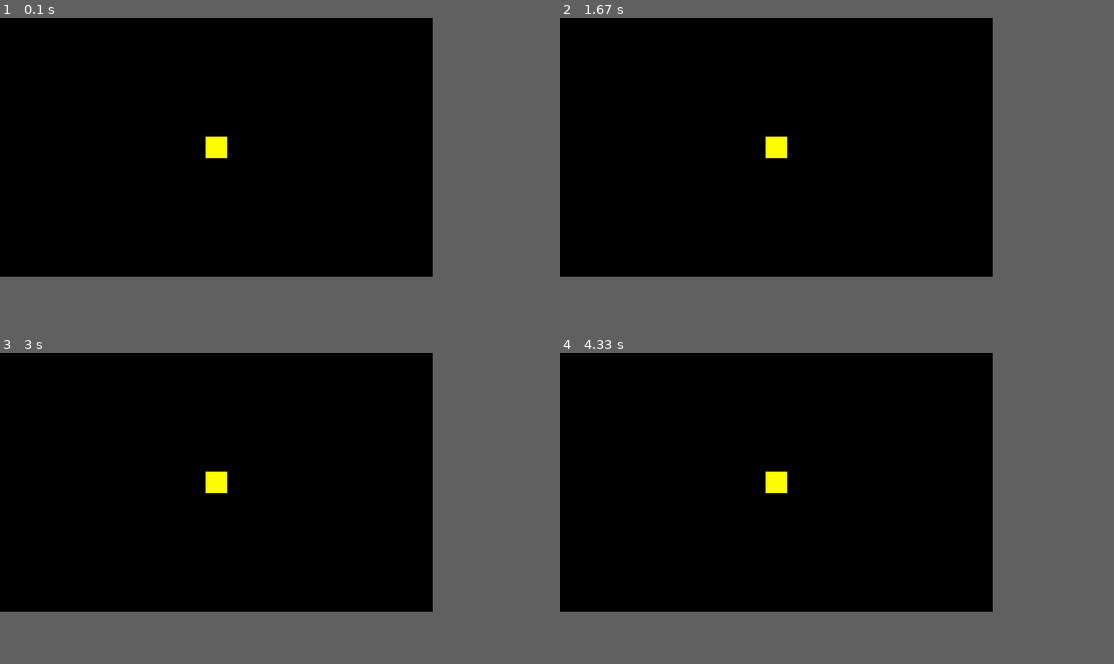
Above: before the commit, frames 1-4 (two rows, left to right).
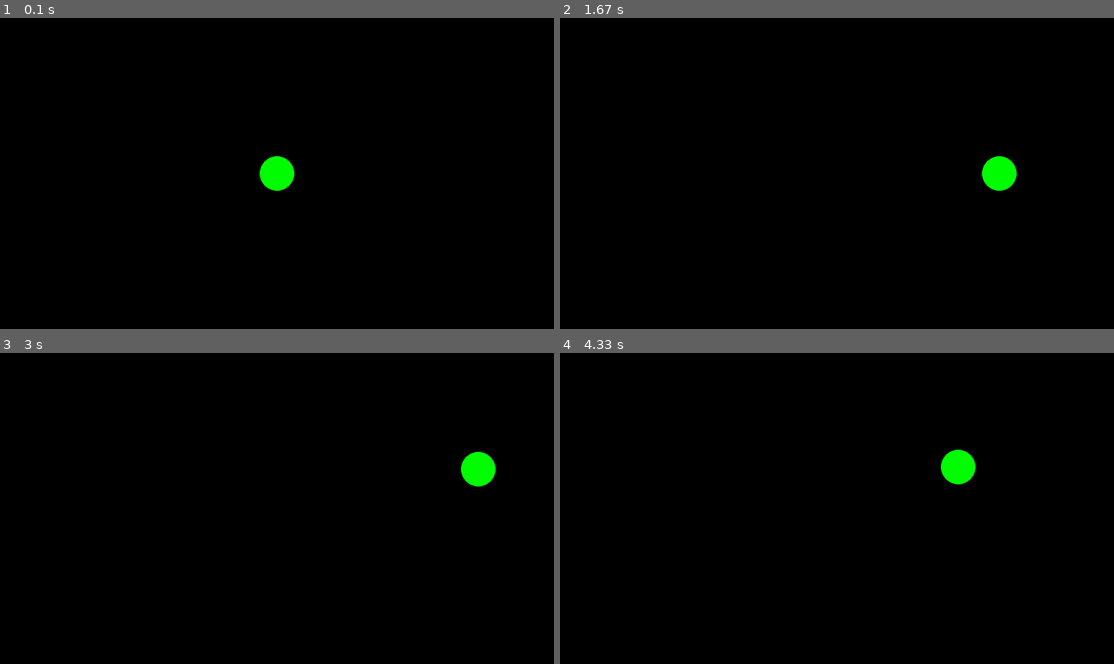
Above: after the commit, the same moments.

Repository: KilianCollins/Pygame_game_I_made_its_colorful
Game: pygame game, started from Main/Game/Actual_game.py
The game is run twice, just before and just after one commit, with the same random seed, the same clock (stepped at 60 frames per second) and the same inputs.
Inputs:
- Up to frame 1 (0.1 s): no input
- Up to frame 2 (1.67 s): hold Space 0.33-0.8 s; hold D 0.33-0.8 s; hold J 0.83-1.3 s; hold D 0.83-1.3 s; hold D from 1.33 s (still down)
- Up to frame 3 (3 s): release D at 1.8 s; hold W 1.83-2.13 s; hold D 2.17-2.63 s; hold A from 2.67 s (still down)
- Up to frame 4 (4.33 s): release A at 3.2 s; hold S 3.23-3.53 s; hold A 3.57-3.97 s; hold W from 4 s (still down)
In our replay, the window is 703x421 before the commit and 900x506 after it. These sizes can differ from the game's own. Grey fills any space a smaller window leaves; there, only what the larger window draws over its background counts as a difference.

The runs differ from the first frame. In frame 1, 0.8% of the frame differs, in the area x 37-54%, y 38-56%; in frame 2, 0.8%; in frame 3, 0.8%; in frame 4, 0.8%.

Commit message:
I FIGUREGED OUT HOW TO MOVE PLAYER ONE LET'S GOOOOOOO. also need more plesant color palate

Diff:
--- a/Main/Game/trial_stuff.py
+++ b/Main/Game/Actual_game.py
@@ -5,6 +5,7 @@
 # screen dimensions
 SCREEN_WIDTH = 1000
 SCREEN_HEIGHT = 600
+dt =0
 
 # for finding the center point of the screen for start
 HEIGHT_Y1 = 0
@@ -25,12 +26,16 @@
 
 # frame rate, note: change to dt soon.
 clock = pygame.time.Clock()
-FPS = 60
-# pygame's list of named colors: https://www.pygame.org/docs/ref/color_list.html
+# FPS = 60
+# pwsaygame's list of named colors: https://www.pygame.org/docs/ref/color_list.html
 colors = ["deeppink", "red", "firebrick1", "orange", "gold", "yellow", "green", "darkseagreen",
           "darkseagreen1", "darkolivegreen1", "darkolivegreen2", "darkolivegreen3", "darkolivegreen4",
           "blue", "mediumblue", "indigo", "purple", "violet"
           ]
+rand_color = random.choice(colors)
+
+# turn this into a class later
+player_one = pygame.Vector2(screen.get_width() / 2, screen.get_height() / 2)
 
 
 # Square sprite class below
@@ -57,7 +62,7 @@
 run = True
 while run:
 
-    clock.tick(FPS)
+    # clock.tick()
     screen.fill("black") #how do pygame colors work in this context??
 
     # updates backgroudn
@@ -79,7 +84,25 @@
             #quit prog
         if event.type == pygame.QUIT:
             run = False
+    green = pygame.draw.circle(screen, rand_color, player_one, 40)
 
+    keys = pygame.key.get_pressed()
+    if keys[pygame.K_w]:
+        player_one.y -= 300 * dt
+    if keys[pygame.K_s]:
+        player_one.y += 300 * dt
+    if keys[pygame.K_a]:
+        player_one.x -= 300 * dt
+    if keys[pygame.K_d]:
+        player_one.x += 300 * dt
+    if keys[pygame.K_ESCAPE]:
+        pygame.quit()
+    if keys[pygame.K_SPACE]:
+        screen.fill("white")
+        green = pygame.draw.circle(screen, "red", player_one, 40)
+    if keys[pygame.K_j]:
+        screen.fill("white")
+        pygame.draw.rect(screen, "red", pygame.Rect(30, 30, 60, 60), 2)
 
 
 
@@ -88,6 +111,8 @@
     #     if event.type == pygame.QUIT:
     #         run = False
     pygame.display.flip()
+    dt = clock.tick(60) / 1000
+
 
 '''end of game loop'''
 pygame.quit()
--- a/Main/Game/game_stuff.py
+++ b/Main/Game/game_stuff.py
@@ -1,24 +1,24 @@
-# import random
-# import pygame
-#
-#
-#
-# pygame.init()
-#
-# global green
-#
-# screen = pygame.display.set_mode((1280,720)) #why the two parenthessis?
-# clock = pygame.time.Clock()
-# running = True
-# # how the fuck does this instance of dt(delta time)in this context work??
-# dt = 0
-#
-# # this below does nothing idk why
-# white_time = 30 #seconds
-#
-# # sets player starting pos as the middle of the window
-# player_one = pygame.Vector2(screen.get_width() / 2, screen.get_height() / 2)
-#
+import random
+import pygame
+
+
+
+pygame.init()
+
+global green
+
+screen = pygame.display.set_mode((1280,720)) #why the two parenthessis?
+clock = pygame.time.Clock()
+running = True
+# how the fuck does this instance of dt(delta time)in this context work??
+dt = 0
+
+# this below does nothing idk why
+white_time = 30 #seconds
+
+# sets player starting pos as the middle of the window
+player_one = pygame.Vector2(screen.get_width() / 2, screen.get_height() / 2)
+
 # # trying to make this func change the player's shape every time you hit the space bar or smth
 # def charactor_changer(color,shape,radius=40, width=40, height=50, border_raiduis= 0):
 #     '''color == desiered color, shape== desierd character shape, radius == desierd raduis, outline == desiered thicknews'''
@@ -27,63 +27,63 @@
 #     if shape == "rectangle":
 #         return pygame.draw.rect(screen, color, player_one, width, border_raiduis)
 #
-#
-#
-# while running:
-#
-#
-#     for event in pygame.event.get():
-#         if event.type == pygame.QUIT:
-#             running = False
-#     # make a button
-#     screen.fill("black")
-#     green = pygame.draw.circle(screen, "green", player_one, 40)
-#
-#
-#     keys = pygame.key.get_pressed()
-#     if keys[pygame.K_w]:
-#         player_one.y -= 300 * dt
-#     if keys[pygame.K_s]:
-#         player_one.y += 300 * dt
-#     if keys[pygame.K_a]:
-#         player_one.x -= 300 * dt
-#     if keys[pygame.K_d]:
-#         player_one.x += 300 * dt
-#     if keys[pygame.K_ESCAPE]:
-#         pygame.quit()
-#     if keys[pygame.K_SPACE]:
-#         screen.fill("white")
-#         green = pygame.draw.circle(screen, "red", player_one, 40)
-#     if keys[pygame.K_j]:
-#         screen.fill("white")
-#         pygame.draw.rect(screen, "red", pygame.Rect(30, 30, 60, 60), 2)
-#
-#         # pygame.draw.rect(screen,"red",player_pos_of_p_1, width= 30,border_radius= -1, border_top_left_radius= -1, border_top_right_radius=-1, border_bottom_right_radius= -1, border_bottom_left_radius= -1)
-#         # charactor_changer(color="pink",shape="rectangle",width=50,height=20,border_raiduis=5 )
-#
-#
-#
-#
-#
-#
-#
-#
-#
-#
-#
-# # flip() the display to put your work on screen
-#     pygame.display.flip()
-#     dt = clock.tick(60) / 1000
-#
-# pygame.quit()
-#
-# # goals:
-# # make a backroung, make a charater, control charatoer
-#
-# # done
-#
-#
-#
-# # new goal:  pres key and scren changes color for x timem then back done
-#
-# # now make camera follow player
+
+
+while running:
+
+
+    for event in pygame.event.get():
+        if event.type == pygame.QUIT:
+            running = False
+    # make a button
+    screen.fill("black")
+    green = pygame.draw.circle(screen, "green", player_one, 40)
+
+# tomorow take these controls and dt and implament it into THE ****Actual Game**** file
+    keys = pygame.key.get_pressed()
+    if keys[pygame.K_w]:
+        player_one.y -= 300 * dt
+    if keys[pygame.K_s]:
+        player_one.y += 300 * dt
+    if keys[pygame.K_a]:
+        player_one.x -= 300 * dt
+    if keys[pygame.K_d]:
+        player_one.x += 300 * dt
+    if keys[pygame.K_ESCAPE]:
+        pygame.quit()
+    if keys[pygame.K_SPACE]:
+        screen.fill("white")
+        green = pygame.draw.circle(screen, "red", player_one, 40)
+    if keys[pygame.K_j]:
+        screen.fill("white")
+        pygame.draw.rect(screen, "red", pygame.Rect(30, 30, 60, 60), 2)
+
+        # pygame.draw.rect(screen,"red",player_pos_of_p_1, width= 30,border_radius= -1, border_top_left_radius= -1, border_top_right_radius=-1, border_bottom_right_radius= -1, border_bottom_left_radius= -1)
+        # charactor_changer(color="pink",shape="rectangle",width=50,height=20,border_raiduis=5 )
+
+
+
+
+
+
+
+
+
+
+
+# flip() the display to put your work on screen
+    pygame.display.flip()
+    dt = clock.tick(60) / 1000
+
+pygame.quit()
+
+# goals:
+# make a backroung, make a charater, control charatoer
+
+# done
+
+
+
+# new goal:  pres key and scren changes color for x timem then back done
+
+# now make camera follow player
